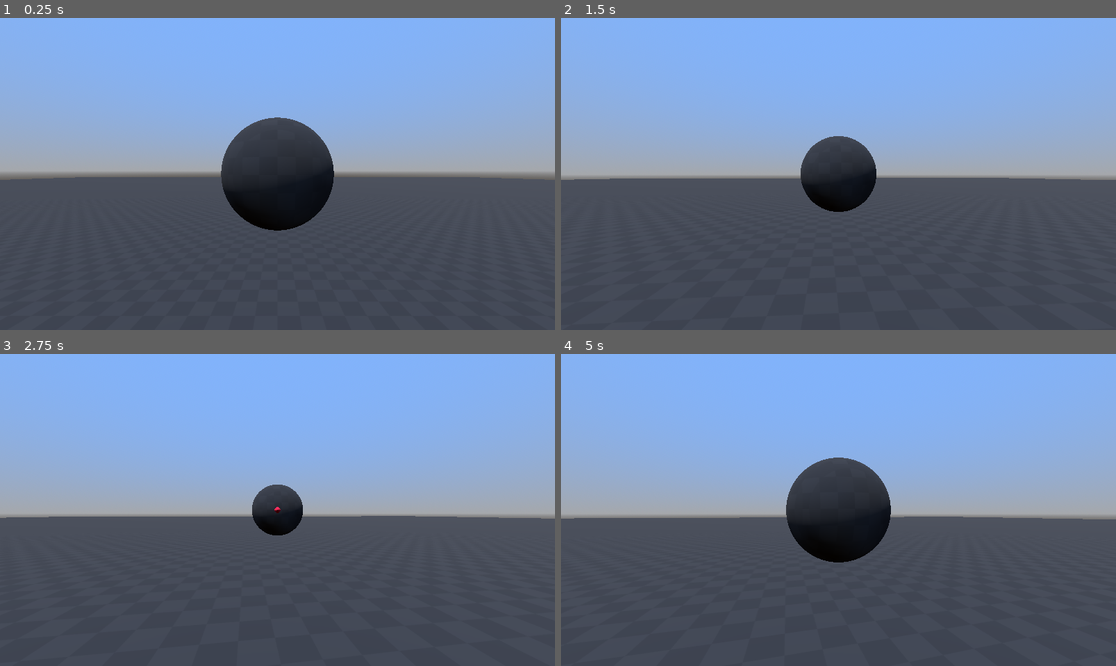
Above: before the commit, frames 1-4 (two rows, left to right).
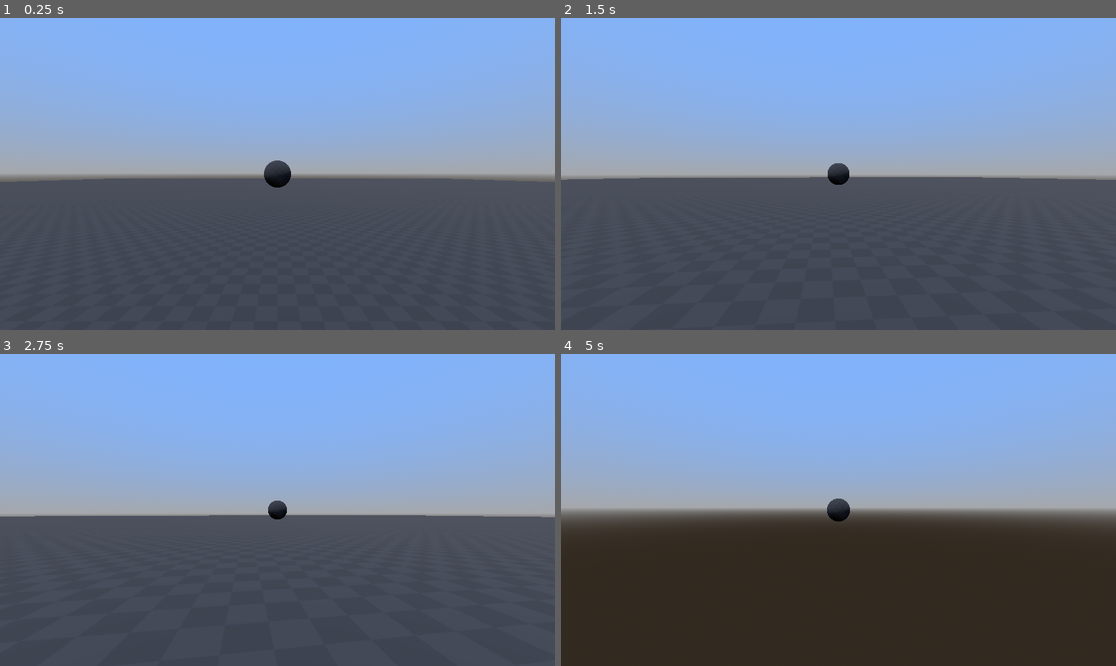
Above: after the commit, the same moments.

Repository: MyUsernamee/golf-game
Game: Godot game, scene res://Scenes/Game.tscn
Two runs of this game, one before a commit and one after it. Both use one fixed random seed, a clock stepped at 60 frames per second and the inputs below.
Inputs (mouse positions are in pixels of both pictures, inside the frame that each line leads up to):
- Up to frame 1 (0.25 s): no input
- Up to frame 2 (1.5 s): move the mouse to (866, 174) at 0.52 s; press the mouse at (866, 174) at 0.53 s; tap Enter at 1.25 s; move the mouse to (810, 174) at 1.27 s; release the mouse at (810, 174) at 1.28 s; click (810, 174) at 1.35 s
- Up to frame 3 (2.75 s): move the mouse to (288, 503) at 2.02 s; press the mouse at (288, 503) at 2.03 s
- Up to frame 4 (5 s): tap Space at 2.75 s; move the mouse to (832, 516) at 2.77 s; release the mouse at (832, 516) at 2.78 s; click (832, 516) at 2.85 s; move the mouse to (877, 513) at 3.52 s; press the mouse at (877, 513) at 3.53 s; tap Enter at 4.25 s; move the mouse to (794, 506) at 4.27 s; release the mouse at (794, 506) at 4.28 s; click (794, 506) at 4.35 s

The runs differ from the first frame. In frame 1, 6.8% of the frame differs, in the area x 0-100%, y 31-69%; in frame 2, 2.6%; in frame 3, 1.3%; in frame 4, 52%, in the area x 0-100%, y 33-100%.

Commit message:
Update camera zoom and view distance, add hitting

Diff:
--- a/Scenes/Game.tscn
+++ b/Scenes/Game.tscn
@@ -62,7 +62,8 @@
 [node name="Camera3D" type="Camera3D" parent="." node_paths=PackedStringArray("target")]
 script = ExtResource("4_vic1y")
 target = NodePath("../GolfBall/RigidBody")
-zoom_amount = 2.0
+zoom_amount = 1.3
+view_distance = 16.0
 
 [node name="GolfBall" type="Node3D" parent="."]
 script = ExtResource("3_yjjqe")
@@ -81,6 +82,6 @@
 [node name="Pointer" type="Node3D" parent="GolfBall"]
 
 [node name="PointerMesh" type="MeshInstance3D" parent="GolfBall/Pointer"]
-transform = Transform3D(1, 0, 0, 0, -4.37114e-08, -1, 0, 1, -4.37114e-08, 0, 0, 3)
+transform = Transform3D(1, 0, 0, 0, -4.37114e-08, 1, 0, -1, -4.37114e-08, 0, 0, -2.5)
 mesh = SubResource("CylinderMesh_d23b4")
 skeleton = NodePath("../../..")
--- a/Scripts/Controller.gd
+++ b/Scripts/Controller.gd
@@ -3,6 +3,8 @@
 @onready var pointer: Node3D = get_node("Pointer")
 @onready var rigidbody: RigidBody3D = get_node("RigidBody")
 @onready var root: Node3D = get_node("/root/Node3D")
+
+var power = 0.0
 
 # Called when the node enters the scene tree for the first time.
 func _ready():
@@ -12,13 +14,30 @@
 # Called every frame. 'delta' is the elapsed time since the previous frame.
 func _process(delta):
 
-	pointer.visible = false
+	pointer.visible = false # TODO: FIX THIS, Change to a state system instead of this
 
 	if Input.is_action_pressed("click"):
 		#linear_velocity.x += 1.0
-		pointer.look_at_from_position(Vector3.ZERO, root.view_direction, Vector3.UP)
+		var direction = root.view_direction
+		direction.y = 0
+		pointer.look_at_from_position(Vector3.ZERO, direction, Vector3.UP)
+
+
 		pointer.visible = true
 		pointer.position = rigidbody.position
 
+		pointer.scale = Vector3(power, 1.0, 1.0)
+
+	if Input.is_action_just_pressed("click"):
+		power = 0.0
+
+	if Input.is_action_just_released("click"):
+		rigidbody.apply_force(root.view_direction * power * 10000.0)
+
+func _input(event):
+	if event is InputEventMouseMotion:
+		power += event.relative.y * 0.01
+		power = clamp(power, 0.0, 1.0)
+
 func _integrate_forces(state):
 	pass
--- a/Scripts/Game.gd
+++ b/Scripts/Game.gd
@@ -1,6 +1,7 @@
 extends Node3D
 
 var view_direction: Vector3 = Vector3.FORWARD
+var mouse_delta: Vector2 = Vector2.ZERO
 
 # Called when the node enters the scene tree for the first time.
 func _ready():
@@ -14,6 +15,9 @@
 
 func _input(event):
 
+	if event is InputEventMouseMotion:
+		mouse_delta = event.relative
+
 	if Input.is_action_pressed("click"):
 		return
 
